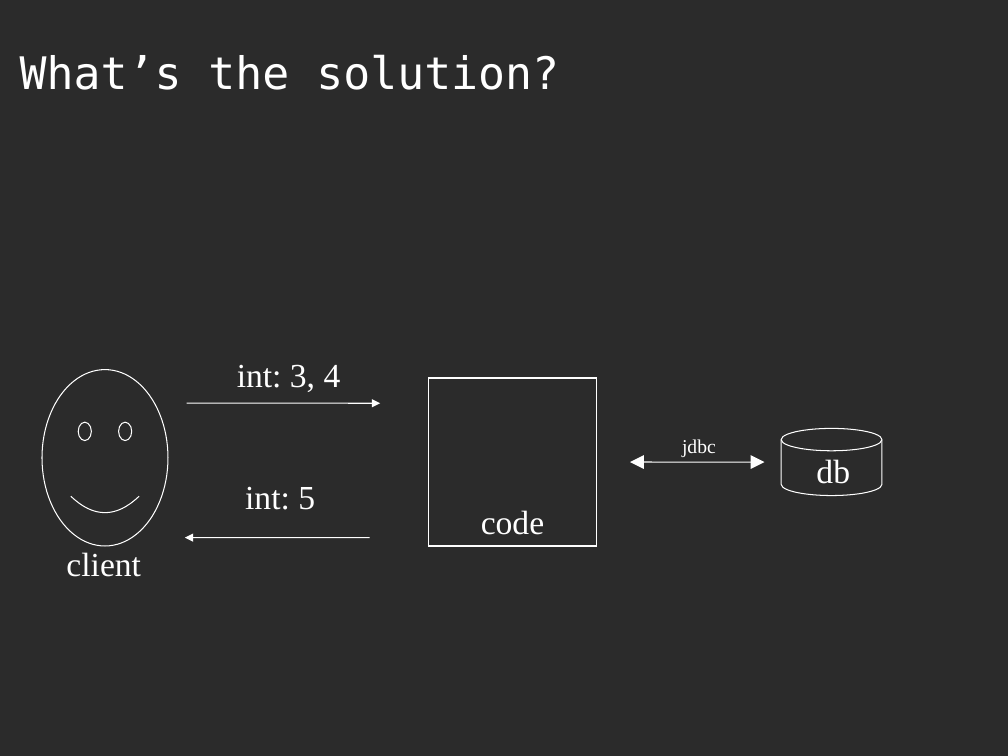
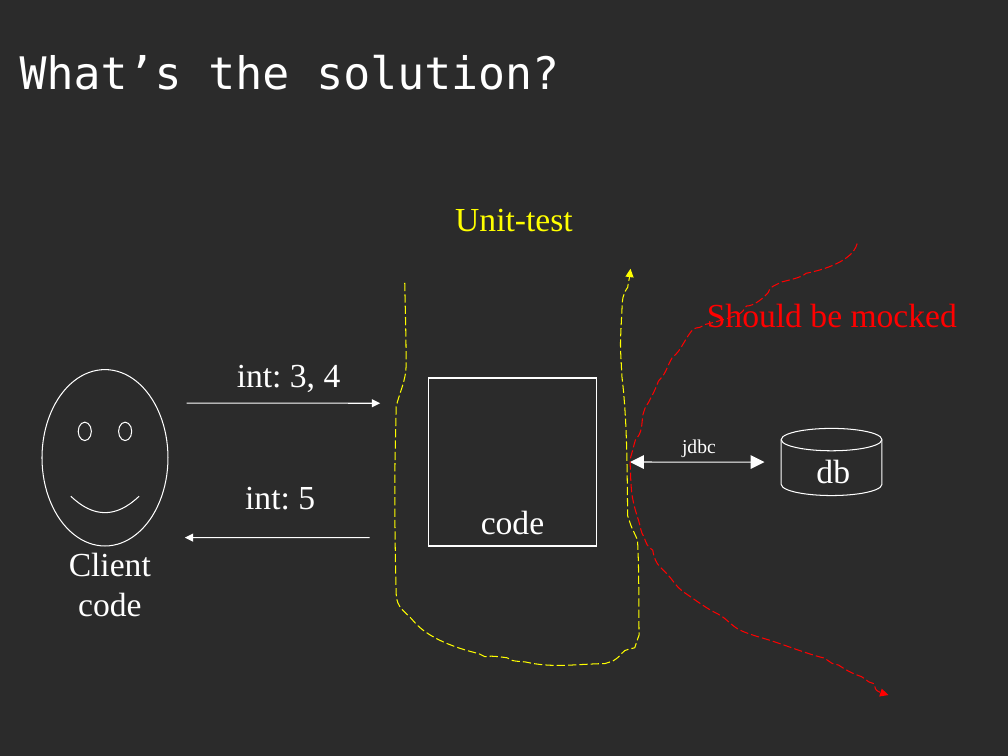
Before and after one commit to asolntsev/presentations, a slide deck: slide 5 of real-life-unit-tests/RealLifeUnitTests.agile-ee.eng.ppt. Drawn at 1008x756 pixels with LibreOffice and Linux fonts; fonts in the diff are those of the drawing; background and template pictures are left out; a plain dark background stands for a picture behind light text. Boxes give left, top, right and bottom in pixels: in the first picture for what was removed or moved away, otherwise in the second. Text is boxed around its words. In the diff, an @@ line names an element or a change of style, - is before the commit and + after.

```diff
--- a/real-life-unit-tests/RealLifeUnitTests.agile-ee.eng.ppt
+++ b/real-life-unit-tests/RealLifeUnitTests.agile-ee.eng.ppt
@@ text added at bbox=[455, 208, 573, 232], 24 pt, text #FFFF00 @@
+Unit-test
@@ freeform shape added at bbox=[395, 269, 640, 668], outline #FFFF00 0.74 pt dashed @@
@@ freeform shape added at bbox=[630, 244, 888, 696], outline #FF0000 0.74 pt dashed @@
@@ text added at bbox=[707, 301, 957, 328], 24 pt, text #FF0000 @@
+Should be mocked
@@ text at bbox=[69, 552, 151, 617]: text changed @@
-client
+Client
+code
```
Also in this commit, not shown: 4 other slides changed, 3 slides added, 1 slide removed.
